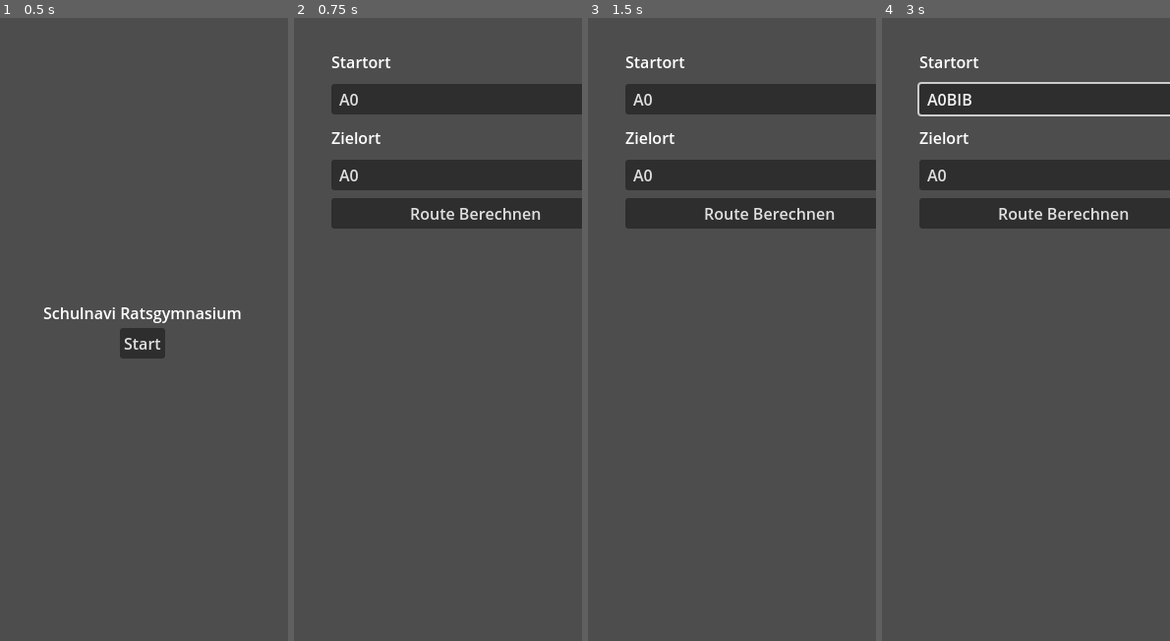
Above: before the commit, frames 1-4 (left to right).
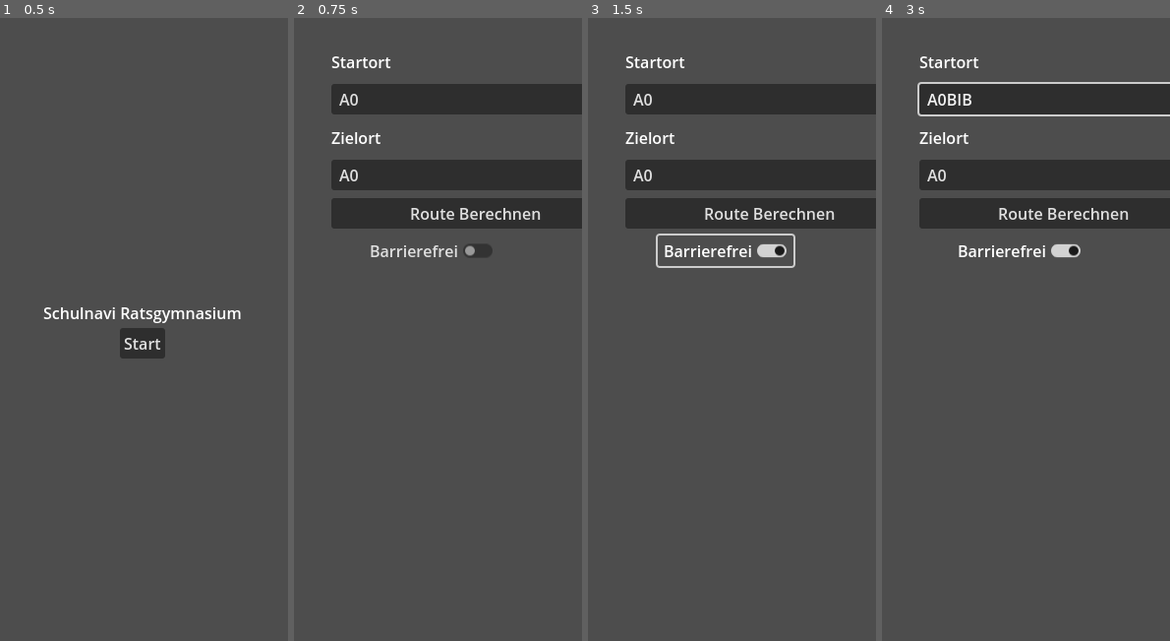
Above: after the commit, the same moments.

Repository: ThePiratHD/KAI-Navi
Game: Godot game, scene res://Scenes/node_2d.tscn
The game is run twice, just before and just after one commit, with the same random seed, the same clock (stepped at 60 frames per second) and the same inputs.
Inputs (mouse positions are in pixels of both pictures, inside the frame that each line leads up to):
- Up to frame 1 (0.5 s): no input
- Up to frame 2 (0.75 s): click "Start" at 0.5 s
- Up to frame 3 (1.5 s): click (726, 248) at 1.25 s, where only the run after the commit has a clickable "Barrierefrei"
- Up to frame 4 (3 s): click "A0" at 2 s; click "A0" at 2.75 s

Frame 1 is identical in both runs. In frame 2, 0.4% of the frame differs, in the area x 26-69%, y 36-39%; in frame 3, 0.8%, in the area x 23-73%, y 34-41%; in frame 4, 0.5%.

Commit message:
Behindertenknopf

Diff:
--- a/kai-schulnavi/Scenes/Main_szene.tscn
+++ b/kai-schulnavi/Scenes/Main_szene.tscn
@@ -40,3 +40,11 @@
 layout_mode = 2
 size_flags_vertical = 6
 text = "Route Berechnen"
+
+[node name="BarrierefreiToggle" type="CheckButton" parent="."]
+layout_mode = 0
+offset_left = 71.0
+offset_top = 221.0
+offset_right = 209.0
+offset_bottom = 252.0
+text = "Barrierefrei"
